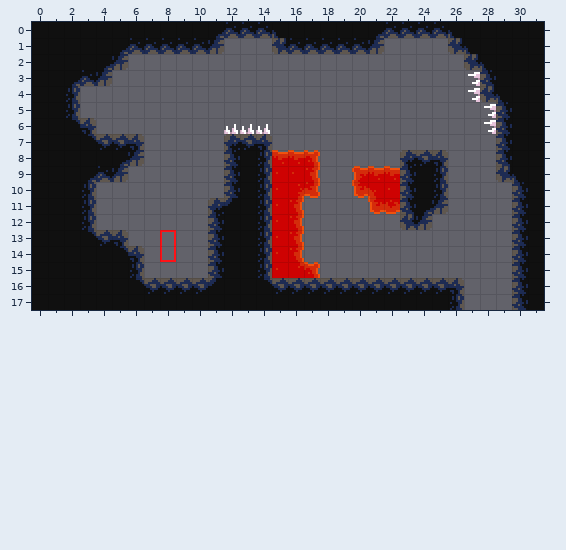
One commit to this Tiled map: Assets/Tiles/Alex/LavaIntro.tmx. The first picture shows the starting point.
Cells are 8x8 px. Shown: x 0..31, y 0..17.
The result:
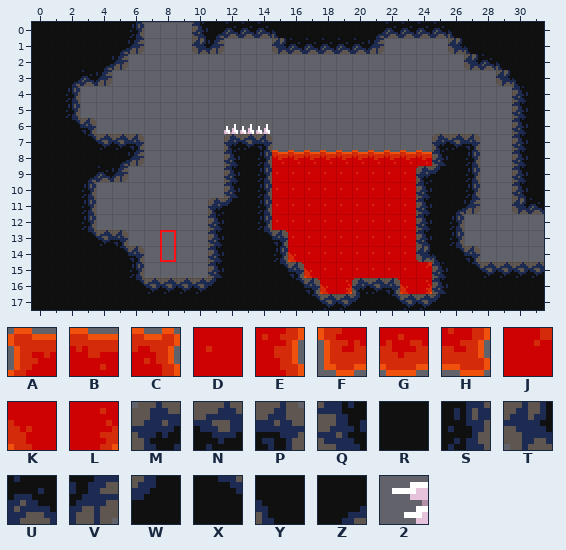
Key: from "Lava": A 0, B 1, C 2, D 7, E 8, F 12, G 13, H 14, J 23, K 28, L 29; from "Rocks": M 0, N 1, P 2, Q 6, R 7, S 8, T 12, U 13, V 14, W 22, X 23, Y 28, Z 29; from "Spikes": 2 1 "SpikeLeft".
_ is an empty cell, # one hidden under a higher layer, . an unchanged one.
Objects are placed by their top-left corner, in cells (3,4 is the top-left corner of cell 3,4); size is 1x1 cell unless given.
From old to new:
--- layer "Lava"
@@ x 15..24 @@
- 8 ..C_______
- 9 ..E__ABB#_
-10 .LH__FK.#.
-11 .E____FG#.
-12 .E_______.
-13 DE_______.
-14 DE________
-15 DJC_______
-16 ..#___.___
+ 8 ..BBBBBBBB
+ 9 ..DDDDDDDL
+10 .DDDDDD.D.
+11 .DDDDDDDD.
+12 .DDDDDDDD.
+13 KDDDDDDDD.
+14 #KDDDDDDDE
+15 _FKDDDDDDJ
+16 ..FKLG.GKL
--- layer "Ground"
@@ x 6..31 @@
- 0 RRRRR.....................
- 1 UUUUU.....................
- 2 ......................YR..
- 3 ......................QRR.
- 4 ......................TYR.
- 5 .......................QR.
- 6 .......................QR.
- 7 ...................___.QR.
- 8 .................MNP__.QR.
- 9 .................QRS__.TY.
-10 .................QRS__....
-11 .................QZV__..QR
-12 .................TV__...QR
-13 ........S_........___...QR
-14 ........S_........____..QR
-15 ........S__........_____QR
-16 ........XNNNNNN.NNNNP___Q.
-17 ...........RRRR.RRRRS___Q.
+ 0 S___Q.....................
+ 1 V___T.....................
+ 2 ......................UY..
+ 3 ......................_TY.
+ 4 ......................__Q.
+ 5 ......................._Q.
+ 6 ......................._Q.
+ 7 ...................MNP._Q.
+ 8 .................__QRS._Q.
+ 9 ................._MWRS._Q.
+10 ................._QRRS....
+11 ................._QRZV..TU
+12 ................._QRS...__
+13 ........XP........QRS...__
+14 ........RS........TYXP..__
+15 ........RXP........QRXNNNN
+16 ........RRXP__M.P__QRRRRR.
+17 ...........XNNW.XNNWRRRRR.
--- layer "Mechanics"
-2 "SpikeLeft" at 27,3
-2 "SpikeLeft" at 27,4
-2 "SpikeLeft" at 28,5
-2 "SpikeLeft" at 28,6
Boxes around the changes in both pictures, in picture pixels (x1, y1, x2, y2):
changed: (128, 22, 208, 54)
changed: (258, 54, 544, 310)
